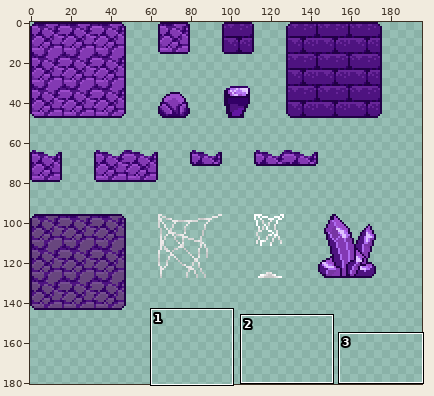
Pixel-art file: Unity/Assets/Asprite Assets/Asprite Assets Blocks/Blocks.aseprite. Above, an overview of the earlier version with the close-up marked.
Close-up. As it was:
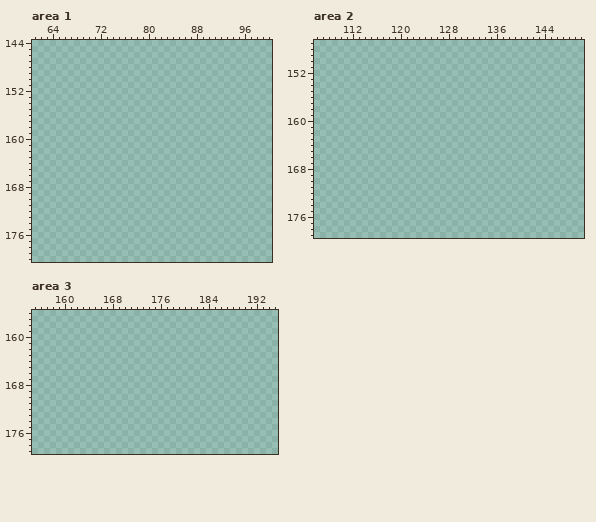
256x256 pixels, 1 frame. Colours within 5 levels of each other are drawn and written as one. Shown: area 1: x 61..100, y 144..180; area 2: x 106..150, y 147..179; area 3: x 155..195, y 156..179. The wide view leaves out empty margins.
Now the later version:
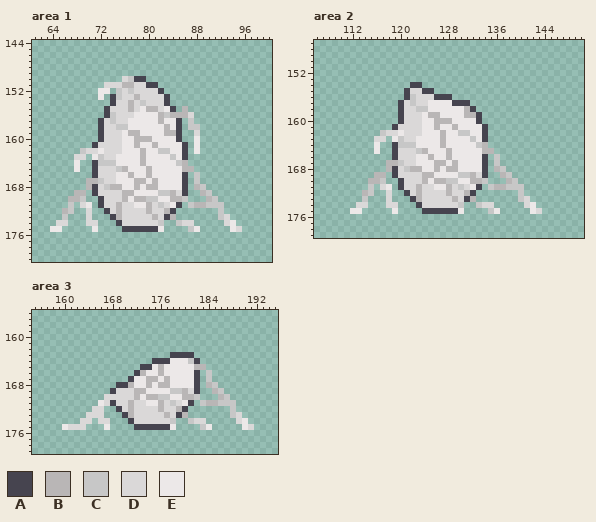
Palette (. is transparent): A #46444f  B #b9b6b6  C #c7c7c7  D #dad8d8  E #ece8e8
Commit message: Added Spider Spawner Block
Edits made:
Area 1:
y 150: x 76..79 .... -> DCAA
y 151: x 73..81 ......... -> DDDBBDDAA
y 152: x 72..73 .. -> EE; x 75..82 ........ -> CDCDDDDA
y 153: x 72 . -> E; x 74..83 .......... -> ACDDBDDDDA
y 154: x 74..83 .......... -> ADDBDCDDDA
y 155: x 73..84 ............ -> ADDDBDEBBDEA; x 86 . -> B
y 156: x 73..87 ............... -> ACDDDEEEEBCBBBD
y 157: x 72..85 .............. -> ADCDDEEEEEBEEA; x 87 . -> C
y 158: x 72..85 .............. -> ADDCCEEEEEEBEA; x 87..88 .. -> CC
y 159: x 72..85 .............. -> ADDDEBBEEEEBBA; x 88 . -> D
y 160: x 72..85 .............. -> ADDDEEBBBEEEEA; x 88 . -> E
y 161: x 71..86 ................ -> ADDDDEEBEEBEEEEA; x 88 . -> E
y 162: x 69..86 .................. -> CDDEDDDEEEBEECCEEA; x 88 . -> E
y 163: x 68..69 .. -> DD; x 71..86 ................ -> ECDDEEEEBEEEECEA
y 164: x 68 . -> E; x 71..86 ................ -> ACCCEEEEBEEEEECB
y 165: x 68 . -> E; x 71..87 ................. -> ADDDCBEEEBEEEEEBB
y 166: x 71..86 ................ -> ADDDEEBEEBEEEEEA; x 88 . -> C
y 167: x 70..86 ................. -> BBCDDEEEBBEBEEEEA; x 88 . -> C
y 168: x 70..86 ................. -> BADCBBEEBEBBEEEEA; x 88..89 .. -> BC
y 169: x 68..69 .. -> BB; x 71..86 ................ -> ADDDDBBEEEECCBDA; x 89..90 .. -> BC
y 170: x 67..69 ... -> BBC; x 72..86 ............... -> ADDDBEBBCCEEBBC; x 90..91 .. -> BC
y 171: x 67 . -> C; x 69..70 .. -> DE; x 72..85 .............. -> ADDBDDEEBDCDEA; x 87..92 ...... -> CBBCCC
y 172: x 66..67 .. -> BC; x 70 . -> D; x 73..84 ............ -> ADBDDDDBDDBA; x 92 . -> C
y 173: x 66 . -> C; x 70 . -> D; x 74..84 ........... -> ABDDDDDBDAB; x 92..93 .. -> CD
y 174: x 65..66 .. -> DD; x 70..71 .. -> DD; x 75..82 ........ -> ADDDDDDC; x 85..87 ... -> CDD; x 93..94 .. -> DE
y 175: x 64..65 .. -> EE; x 71 . -> E; x 76..82 ....... -> AAAAAAE; x 87..88 .. -> CE; x 94..95 .. -> ED
Area 2:
y 154: x 122..123 .. -> AA
y 155: x 121..125 ..... -> ADDAA
y 156: x 121..128 ........ -> ACDDDAAA
y 157: x 120..131 ............ -> ADCDDEEEEAAA
y 158: x 120..132 ............. -> ADDCCEEEEEEBA
y 159: x 120..133 .............. -> ADDDEBBEEEEBBA
y 160: x 120..133 .............. -> ADDDEEBBBEEEEA
y 161: x 119..134 ................ -> ADDDDEEBEEBEEEEA
y 162: x 117..134 .................. -> CDDEDDDEEEBEECCEEA
y 163: x 116..117 .. -> DD; x 119..134 ................ -> ECDDEEEEBEEEECEA
y 164: x 116 . -> E; x 119..134 ................ -> ACCCEEEEBEEEEECB
y 165: x 116 . -> E; x 119..135 ................. -> ADDDCBEEEBEEEEEBB
y 166: x 119..134 ................ -> ADDDEEBEEBEEEEEA; x 136 . -> C
y 167: x 118..134 ................. -> BBCDDEEEBBEBEEEEA; x 136 . -> C
y 168: x 118..134 ................. -> BADCBBEEBEBBEEEEA; x 136..137 .. -> BC
y 169: x 116..117 .. -> BB; x 119..134 ................ -> ADDDDBBEEEECCBDA; x 137..138 .. -> BC
y 170: x 115..117 ... -> BBC; x 120..134 ............... -> ADDDBEBBCCEEBBC; x 138..139 .. -> BC
y 171: x 115 . -> C; x 117..118 .. -> DE; x 120..133 .............. -> ADDBDDEEBDCDEA; x 135..140 ...... -> CBBCCC
y 172: x 114..115 .. -> BC; x 118 . -> D; x 121..132 ............ -> ADBDDDDBDDBA; x 140 . -> C
y 173: x 114 . -> C; x 118 . -> D; x 122..132 ........... -> ABDDDDDBDAB; x 140..141 .. -> CD
y 174: x 113..114 .. -> DD; x 118..119 .. -> DD; x 123..130 ........ -> ADDDDDDC; x 133..135 ... -> CDD; x 141..142 .. -> DE
y 175: x 112..113 .. -> EE; x 119 . -> E; x 124..130 ....... -> AAAAAAE; x 135..136 .. -> CE; x 142..143 .. -> ED
Area 3:
y 163: x 178..181 .... -> AAAA
y 164: x 175..182 ........ -> AAAEEECA
y 165: x 173..183 ........... -> AAEBEEEEEBB
y 166: x 172..182 ........... -> ABEEBEEEEEA; x 184 . -> C
y 167: x 171..182 ............ -> AEEBBEBEEEEA; x 184 . -> C
y 168: x 169..182 .............. -> AABEEBEBBEEEEA; x 184..185 .. -> BC
y 169: x 168..182 ............... -> ADDDBBEEEECCBDA; x 185..186 .. -> BC
y 170: x 167..182 ................ -> DDDDDBEBBCCEEBBC; x 186..187 .. -> BC
y 171: x 166..181 ................ -> EDADDBDDEEBDCDEA; x 183..188 ...... -> CBBCCC
y 172: x 165..166 .. -> DD; x 169..180 ............ -> ADBDDDDBDDBA; x 188 . -> C
y 173: x 164..166 ... -> DDD; x 170..180 ........... -> ABDDDDDBDAB; x 188..189 .. -> CD
y 174: x 163..164 .. -> DD; x 166..167 .. -> DD; x 171..178 ........ -> ADDDDDDC; x 181..183 ... -> CDD; x 189..190 .. -> DE
y 175: x 160..163 .... -> EDDD; x 167 . -> E; x 172..178 ....... -> AAAAAAE; x 183..184 .. -> CE; x 190..191 .. -> ED
Where, in picture pixels (left, top, right, bottom), the same in both close-ups:
added: (50, 76, 242, 232)
added: (350, 82, 542, 214)
added: (62, 352, 254, 430)
